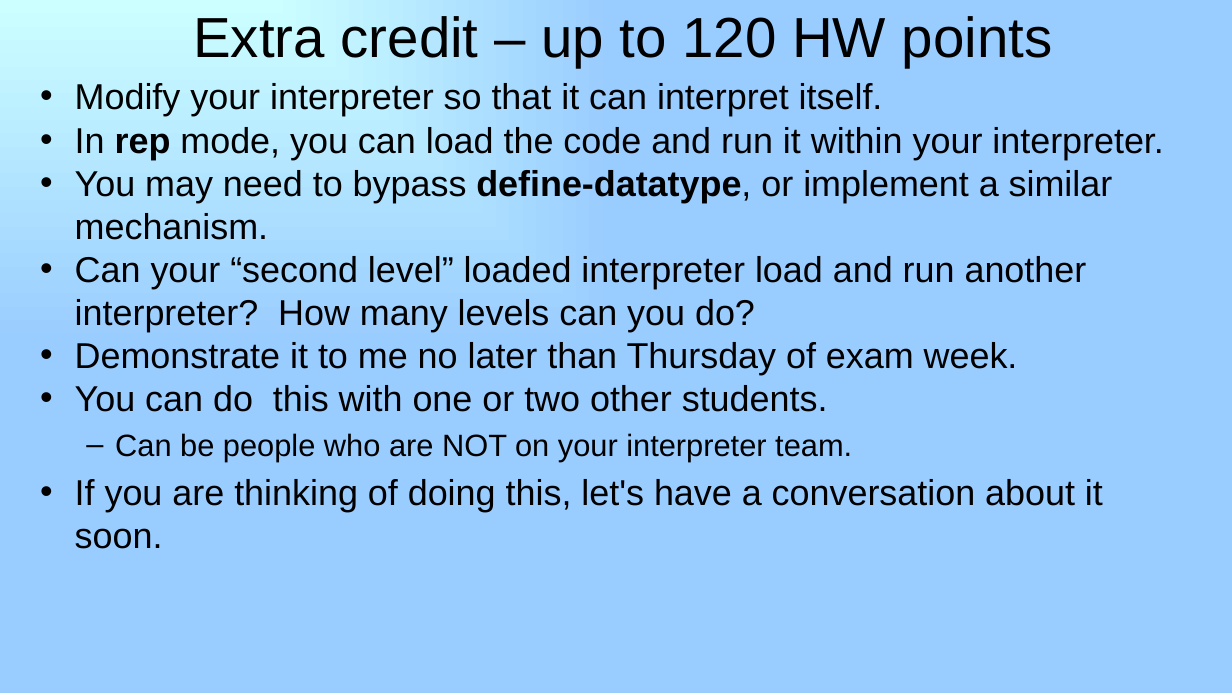
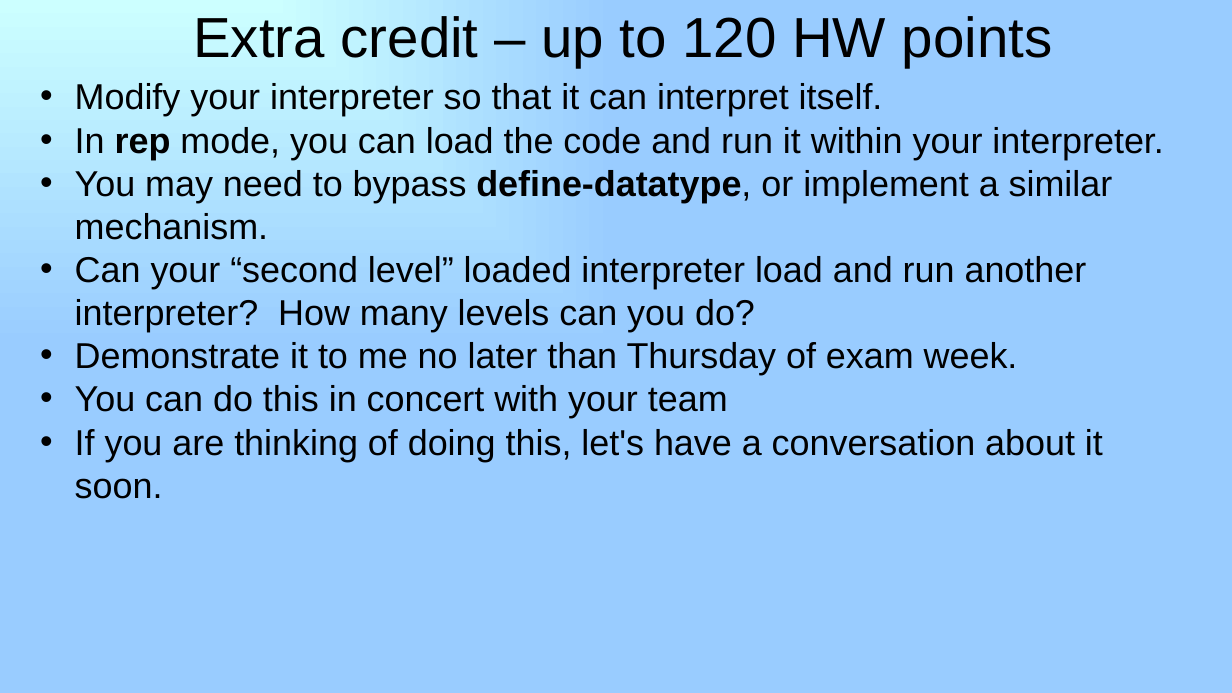
Before and after one commit to RHIT-CSSE/csse304, a slide deck: slide 4 of ClassMaterials/CPSMore1/24-moreCPS.pptx (slide 3 before the commit). Drawn at 1232x693 pixels with LibreOffice and Linux fonts; fonts in the diff are those of the drawing. Boxes give left, top, right and bottom in pixels: in the first picture for what was removed or moved away, otherwise in the second. Text is boxed around its words. In the diff, an @@ line names an element or a change of style, - is before the commit and + after.

Commit message:
updated for lecture

```diff
--- a/ClassMaterials/CPSMore1/24-moreCPS.pptx
+++ b/ClassMaterials/CPSMore1/24-moreCPS.pptx
@@ text at <box>75,385,728,418</box>: text changed; size 24 to 28 pt @@
-• You can do this with one or two other students.
-  – Can be people who are NOT on your interpreter team.
+• You can do this in concert with your team
@@ text at <box>75,429,1103,499</box>: less space between paragraphs @@
```
Also in this commit, not shown: 4 slides added, 4 other files.
